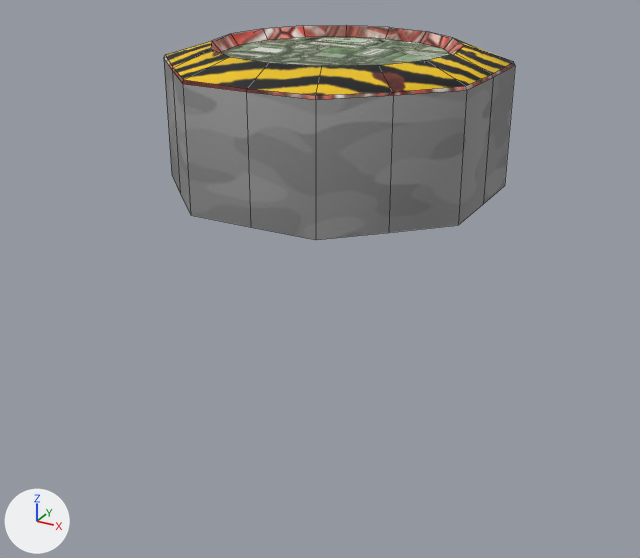
An edit to the OBJ model 3D/mountSmall.obj, drawn before and after from the same camera.
Camera for both pictures: a 50 mm camera at (0.698, -1.323, 0.77) aimed at (-0.018, -0.023, 0.12). The lights are fixed; the arrows at lower left show +X, +Y and +Z. Mesh edges are drawn as thin lines. Where no turn or scale is listed for an object, it has been applied to the vertices.
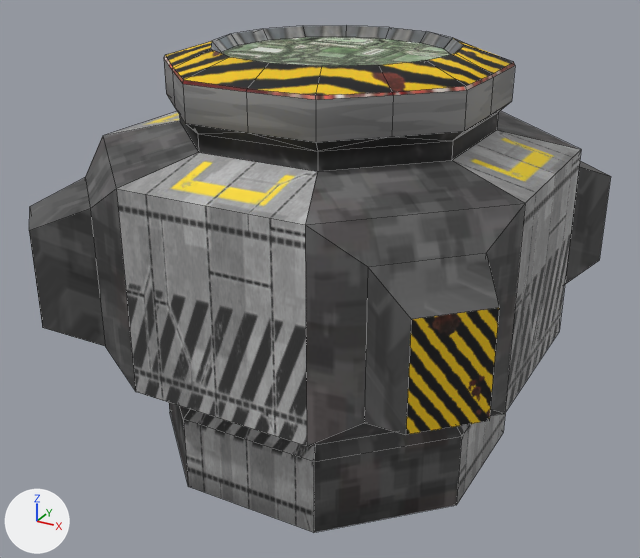
The change, as a diff of the scene's bpy script:
```diff
--- a/3D/mountSmall.obj.py
+++ b/3D/mountSmall.obj.py
@@ me_cylinder_001 @@
 # used by ob_cylinder_001; location = (0.0, 0.0, 0.0)
-me_cylinder_001.from_pydata(...)  # 80 vertices, 65 faces; spans x -0.271..0.271, y -0.271..0.271, z 0.304..0.539
+me_cylinder_001.from_pydata(...)  # 185 vertices, 193 faces; spans x -0.407..0.407, y -0.407..0.407, z -0.247..0.539
+# me_cylinder_001 part 1
+# 16 vertices in x -0.271..0.271, y -0.271..0.271, z 0.304 move by (0.0, 0.0, 0.145)
+# 57 vertices are added at x -0.407..0.407, y -0.407..0.407, z -0.247..0.401
+# 8 new vertices lie (0.0, 0.0, 0.342) away from vertices in x -0.382..0.382, y -0.382..0.382, z 0.03
+# 8 new vertices lie (0.0, 0.0, 0.239) away from vertices in x -0.358..0.358, y -0.358..0.358, z 0.081
+# 8 new vertices lie (0.0, 0.0, 0.168) away from vertices in x -0.407..0.407, y -0.407..0.407, z 0.117
+# 8 new vertices lie (0.0, 0.0, 0.14) away from vertices in x -0.306..0.306, y -0.306..0.306, z -0.194
+# 8 new vertices lie (0.0, 0.0, 0.032) away from vertices in x -0.284..0.284, y -0.284..0.284, z -0.031
+# 8 new vertices lie (0.0, 0.0, 0.029) away from vertices in x -0.251..0.251, y -0.251..0.251, z 0.401
+# 128 new faces join them
+# me_cylinder_001 part 2: 16 kept faces spanning x -0.208..0.208, y -0.208..0.208, z 0.521..0.539 get new texture (UV) coordinates
 me_cylinder_001.materials.append(mat_structurestex_jpg)
```

Boxes [x1, y1, x2, y2] around the edits, measured in the pictures (640 x 558 px):
'Cylinder.001', reshaped (66% wider, 136% taller): before [164, 26, 515, 240]; after [29, 26, 611, 532]
part 1 of me_cylinder_001, built on: before [165, 78, 514, 240]; after [29, 78, 611, 532]
part 2 of me_cylinder_001, surface changed (brown to grey): [211, 26, 464, 54] in both
